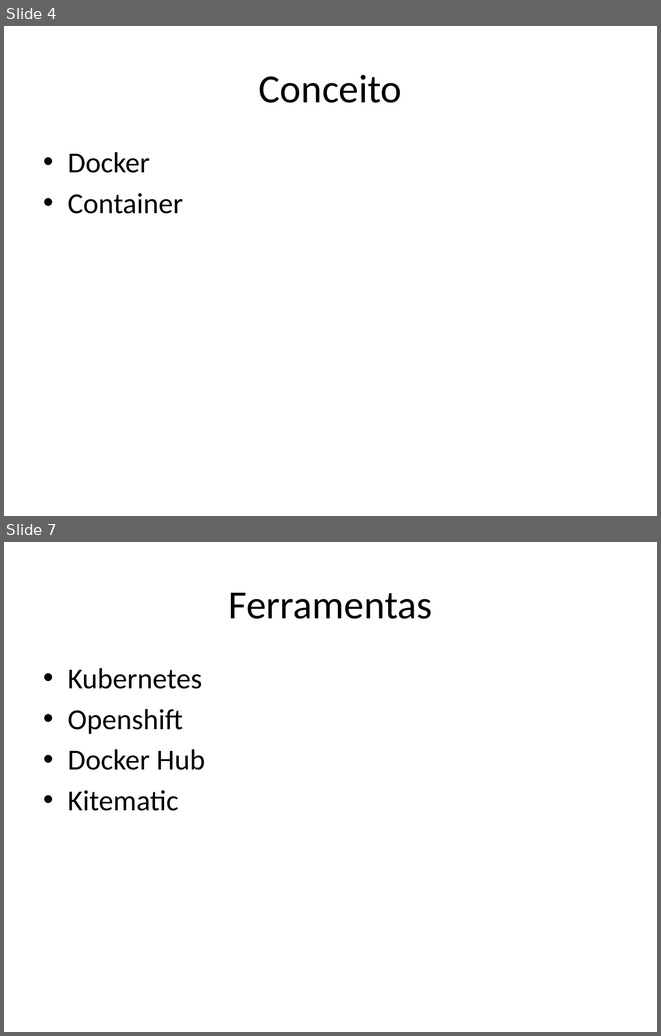
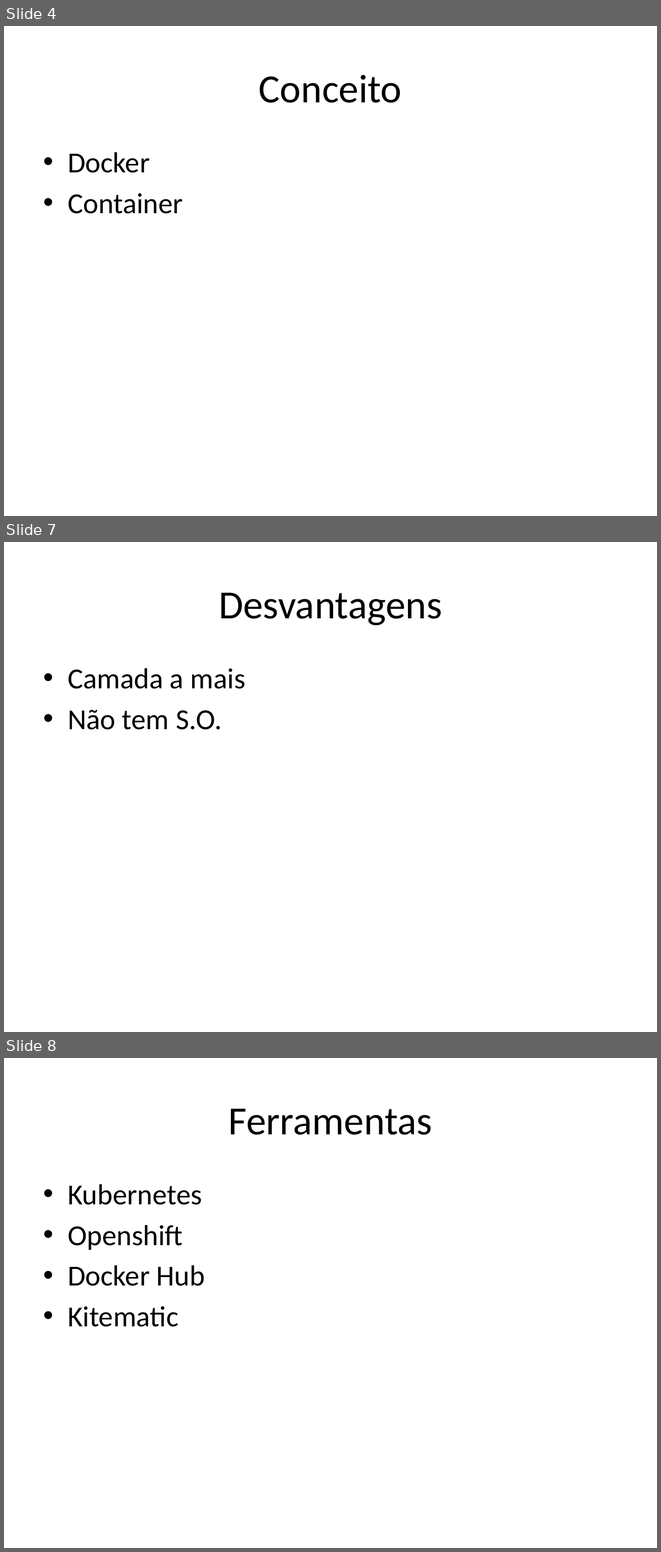
Before and after one commit to haradones/estudo, a slide deck: docker/Docker.pptx. Shown one above the other, each under a label of ours: slides 4 and 7 before the commit, slides 4, 7 and 8 after it; the slides between them are not shown. The pictures are 661x1036 and 661x1552 pixels, drawn with LibreOffice and Linux fonts; fonts in the diff are those of the drawing. Boxes give left, top, right and bottom in pixels: in the first picture for what was removed or moved away, otherwise in the second. Text is boxed around its words. In the diff, an @@ line names an element or a change of style, - is before the commit and + after.

```diff
--- a/docker/Docker.pptx
+++ b/docker/Docker.pptx
@@ slide 7 added at box(4, 542, 657, 1032), background #FFFFFF @@
@@ title added at box(219, 592, 442, 625), 44 pt, text #000000 @@
+Desvantagens
@@ text added at box(68, 668, 246, 730), 32 pt, text #000000 @@
+• Camada a mais
+• Não tem S.O.
@@ what was slide 7 is now slide 8 @@
```
Also in this commit, not shown: 1 slide changed, 3 other slides added, 1 slide removed.
